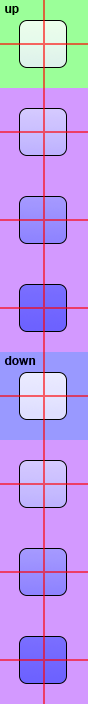
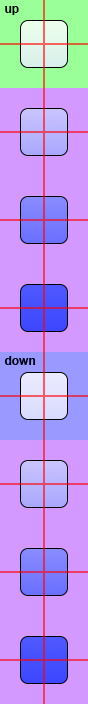
Revision of a layered 88×704 image; what changed, layer by layer:
painted on "button outlines" (1st of 2) over [19,20,68,332]
painted on "button outlines" (2nd of 2) over [19,372,68,684]
